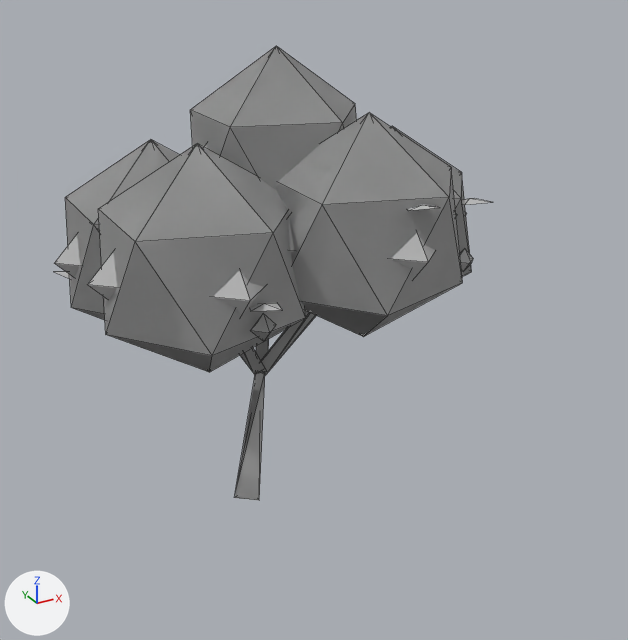
The glTF model data/models/board/orchard-leaning.glb: old version first, new version second.
Camera for both pictures: a 50 mm camera at (-20.4, -46.8, 35.7) aimed at (4.5, -1.5, 13.0). The axes (+X, +Y, +Z) are drawn at lower left. The lights are the same throughout. The older version comes first. Mesh edges are drawn as thin lines. Where no turn or scale is listed for an object, it has been applied to the vertices.

The first picture shows 'orchard-leaning-lod0.001', 'orchard-leaning-lod1.001', 'orchard-leaning-lod2.001'.
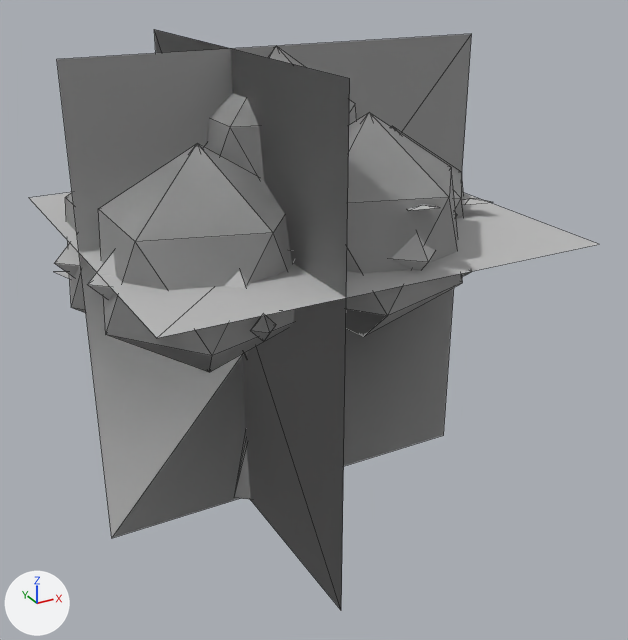
What differs and where, as boxes (x1, y1, x2, y2) in the pictures (628 x 640 px):
'orchard-leaning-lod3.001', added
    after: (29, 29, 598, 610)

The change, as a list of edits to the scene's bpy script:
```text
Add mat_impostor:
    mat_impostor = bpy.data.materials.new('impostor')
    # nodes: BsdfPrincipled, Mix, OutputMaterial, VertexColor
Add me_orchard_leaning_lod3:
    me_orchard_leaning_lod3.from_pydata(...)  # 12 vertices, 6 faces; spans x -9.7..16.9, y -12.9..12.8, z 0.0..30.0
    me_orchard_leaning_lod3.materials.append(mat_impostor)  # its picture is missing
Add ob_orchard_leaning_lod3_001:
    ob_orchard_leaning_lod3_001 = bpy.data.objects.new('orchard-leaning-lod3.001', me_orchard_leaning_lod3)
    ob_orchard_leaning_lod3_001.location = (0.0, 0.0, 0.0)
```
